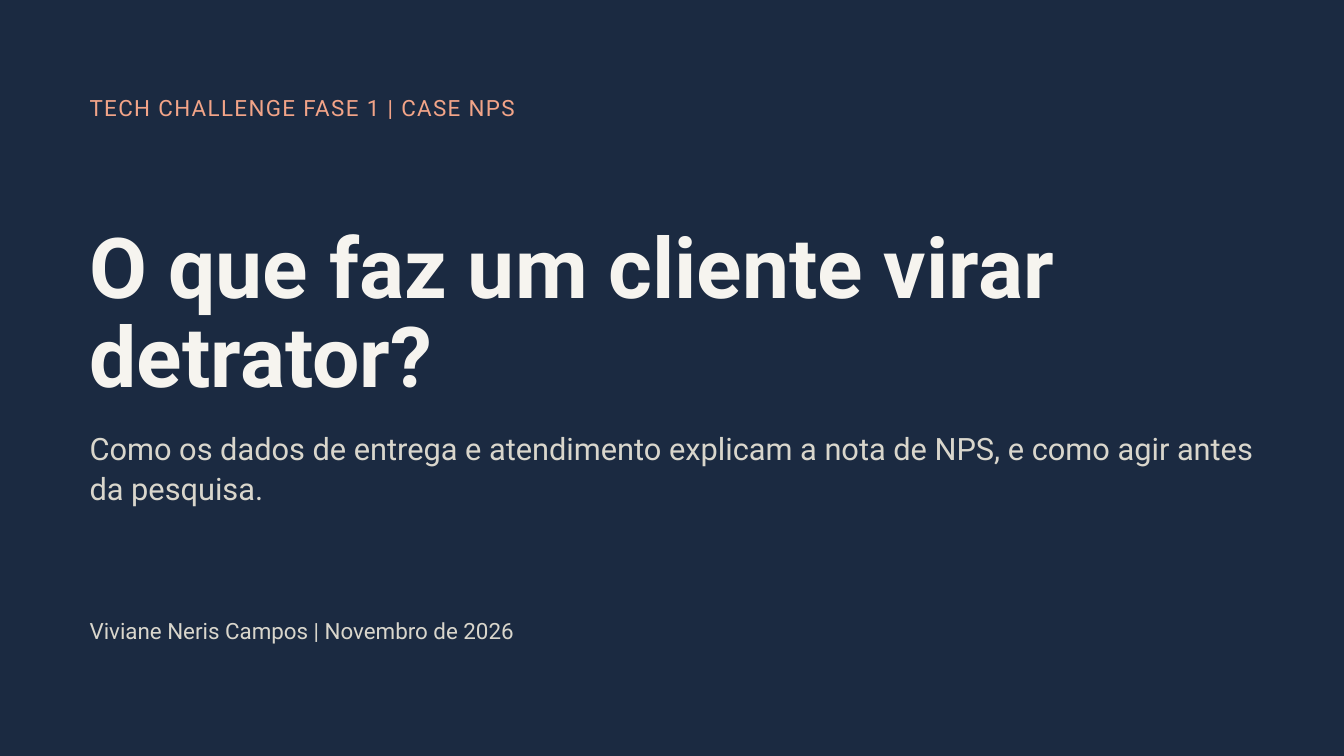
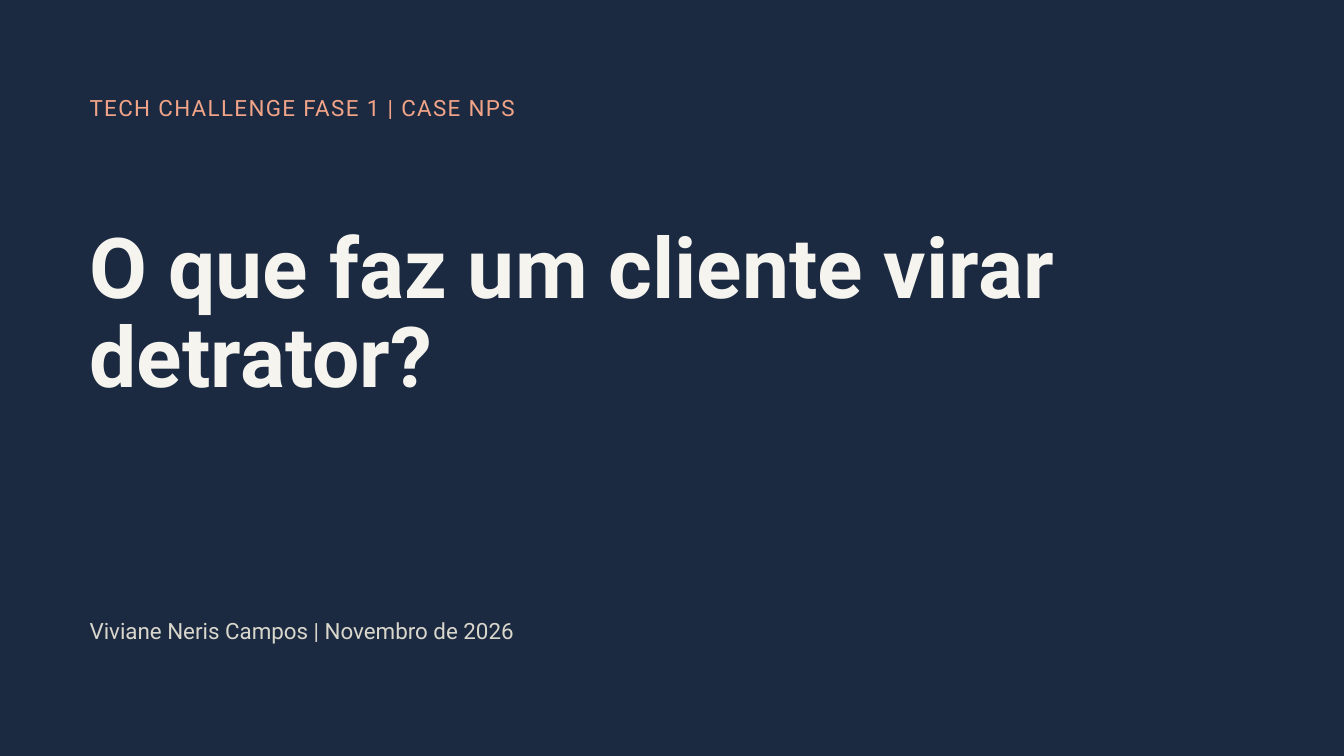
Before and after one commit to ViviNeris/Cases-fiap-IAScientist, a slide deck: slide 1 of fase-1/tech-challenge-nps/reports/NPS o que faz o cliente virar detrator.pptx. Drawn at 1344x756 pixels with LibreOffice and Linux fonts; fonts in the diff are those of the drawing. Boxes give left, top, right and bottom in pixels: in the first picture for what was removed or moved away, otherwise in the second. Text is boxed around its words. In the diff, an @@ line names an element or a change of style, - is before the commit and + after.

```diff
--- a/fase-1/tech-challenge-nps/reports/NPS o que faz o cliente virar detrator.pptx
+++ b/fase-1/tech-challenge-nps/reports/NPS o que faz o cliente virar detrator.pptx
@@ text removed at [90,437,1253,507] @@
-Como os dados de entrega e atendimento explicam a nota de NPS, e como agir antes da pesquisa.
```
Also in this commit, not shown: 3 other slides changed, 1 slide added, 5 slides removed.
